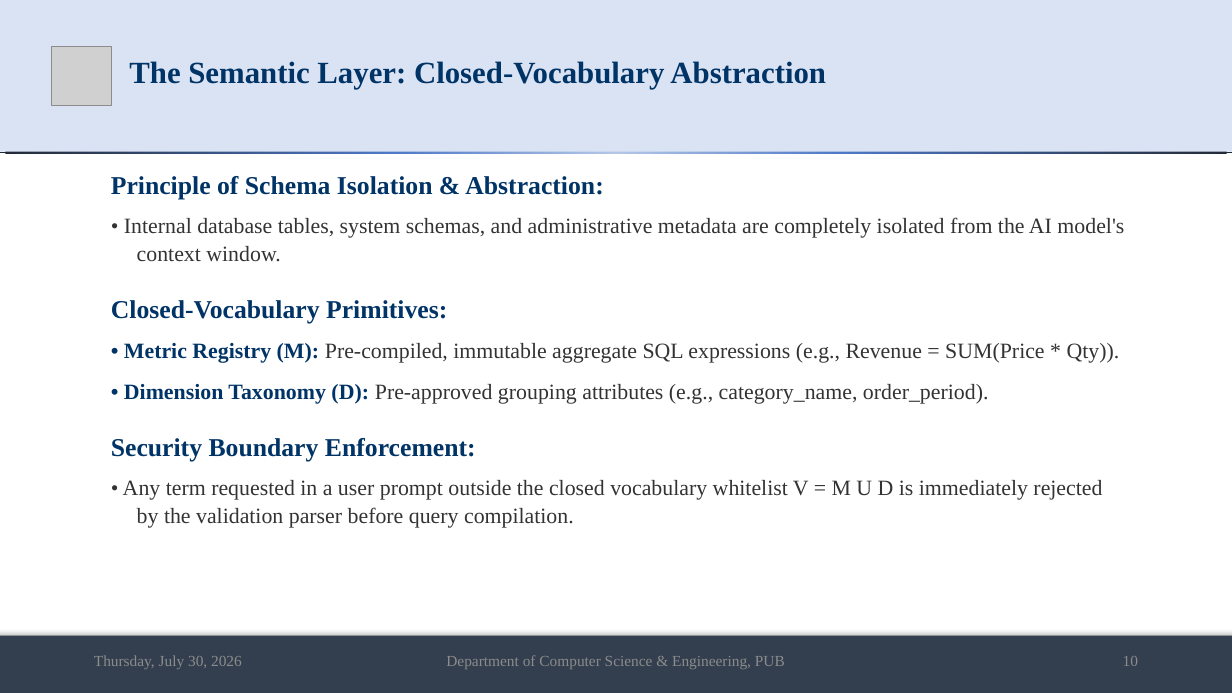
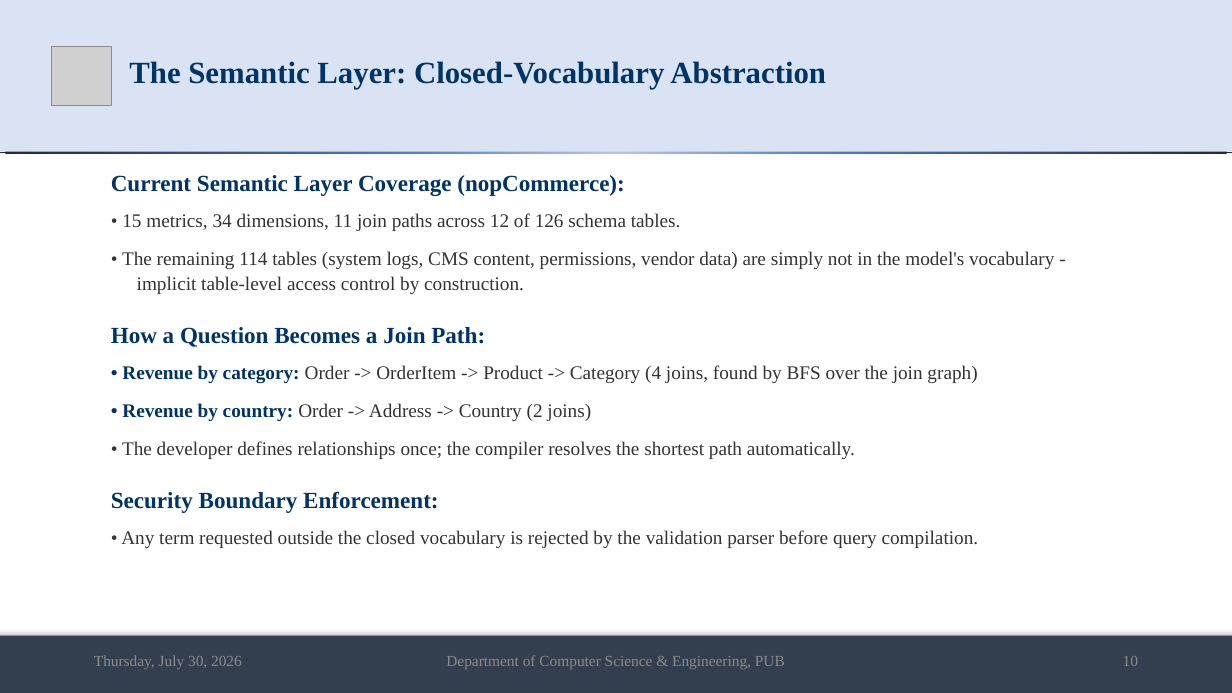
Before and after one commit to md-riaz/AEGIS-Research, a slide deck: slide 10 of docs/scripts/Md_Riaz_Mid_Defense_Final_0322310105101024.pptx. Drawn at 1232x693 pixels with LibreOffice and Linux fonts; fonts in the diff are those of the drawing; grey boxes stand for pictures. Boxes give left, top, right and bottom in pixels: in the first picture for what was removed or moved away, otherwise in the second. Text is boxed around its words. In the diff, an @@ line names an element or a change of style, - is before the commit and + after.

```diff
--- a/docs/scripts/Md_Riaz_Mid_Defense_Final_0322310105101024.pptx
+++ b/docs/scripts/Md_Riaz_Mid_Defense_Final_0322310105101024.pptx
@@ text at (x1=111, y1=175, x2=1054, y2=459): text changed; size 17 to 15 pt @@
-Principle of Schema Isolation & Abstraction:
-• Internal database tables, system schemas, and administrative metadata are completely isolated from the AI model's context window.
-Closed-Vocabulary Primitives:
-• Metric Registry (M): Pre-compiled, immutable aggregate SQL expressions (e.g., Revenue = SUM(Price * Qty)).
-• Dimension Taxonomy (D): Pre-approved grouping attributes (e.g., category_name, order_period).
+Current Semantic Layer Coverage (nopCommerce):
+• 15 metrics, 34 dimensions, 11 join paths across 12 of 126 schema tables.
+• The remaining 114 tables (system logs, CMS content, permissions, vendor data) are simply not in the model's vocabulary - implicit table-level access control by construction.
+How a Question Becomes a Join Path:
+• Revenue by category: Order -> OrderItem -> Product -> Category (4 joins, found by BFS over the join graph)
+• Revenue by country: Order -> Address -> Country (2 joins)
+• The developer defines relationships once; the compiler resolves the shortest path automatically.
@@ text at (x1=111, y1=491, x2=438, y2=513): size 20 to 18 pt in "Security Boundary Enforcement:" @@
@@ text at (x1=121, y1=530, x2=979, y2=548): text changed; size 17 to 15 pt @@
-• Any term requested in a user prompt outside the closed vocabulary whitelist V = M U D is immediately rejected by the validation parser before query compilation.
+• Any term requested outside the closed vocabulary is rejected by the validation parser before query compilation.
```
Also in this commit, not shown: 7 other slides changed, 1 slide added, 10 other files.
